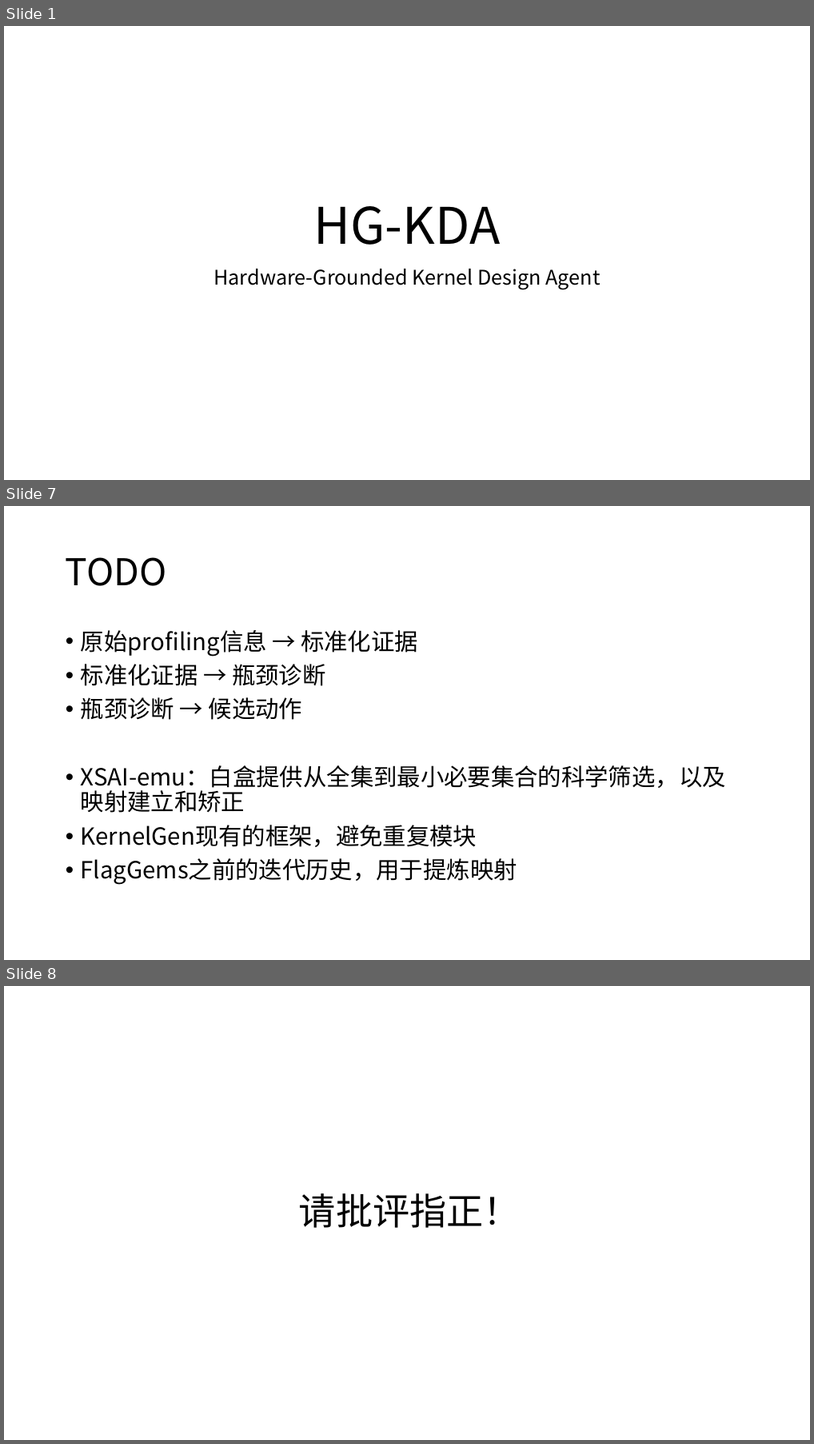
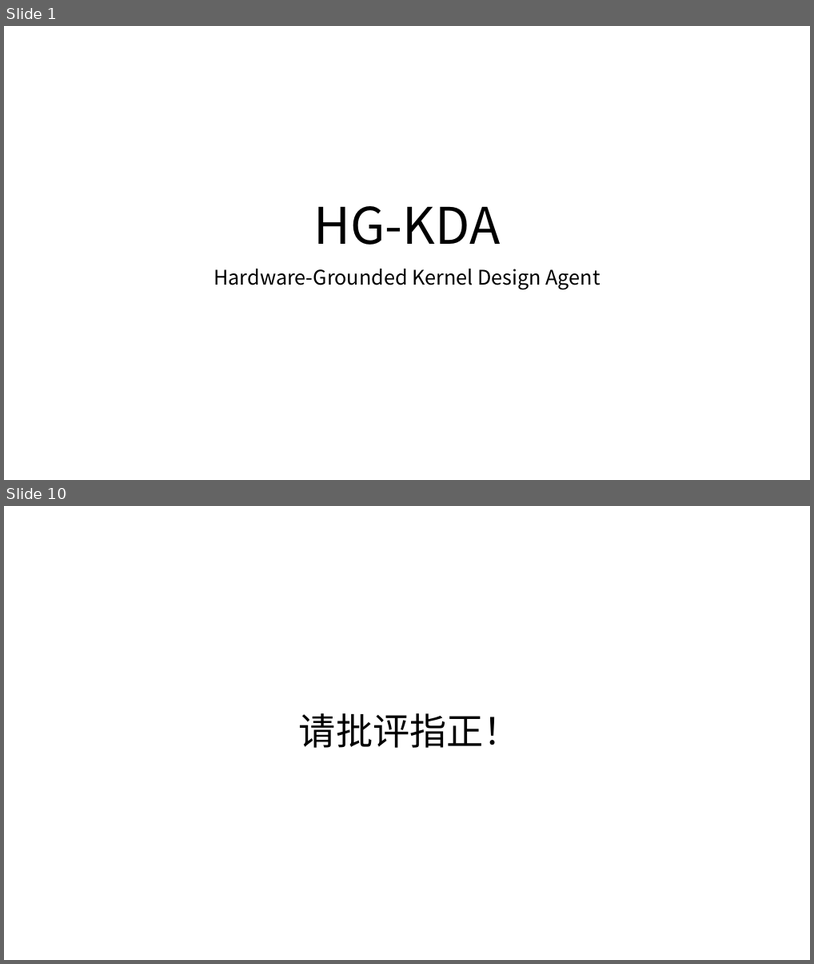
Before and after one commit to LeleCheung/HG-KDA, a slide deck: reports/02_work/0917汇报.pptx. Shown one above the other, each under a label of ours: slides 1, 7 and 8 before the commit, slides 1 and 10 after it; the slides between them are not shown. The pictures are 814x1444 and 814x964 pixels, drawn with LibreOffice and Linux fonts; fonts in the diff are those of the drawing. Boxes give left, top, right and bottom in pixels: in the first picture for what was removed or moved away, otherwise in the second. Text is boxed around its words. In the diff, an @@ line names an element or a change of style, - is before the commit and + after.

```diff
--- a/reports/02_work/0917汇报.pptx
+++ b/reports/02_work/0917汇报.pptx
@@ slide 7 removed at box(4, 506, 810, 960), background #FFFFFF @@
@@ title removed at box(66, 557, 167, 586) @@
-TODO
@@ text removed at box(81, 630, 726, 884) @@
-• 原始profiling信息 → 标准化证据
-• 标准化证据 → 瓶颈诊断
-• 瓶颈诊断 → 候选动作
-• XSAI-emu：白盒提供从全集到最小必要集合的科学筛选，以及映射建立和矫正
-• KernelGen现有的框架，避免重复模块
-• FlagGems之前的迭代历史，用于提炼映射
@@ what was slide 8 is now slide 10 @@
```
Also in this commit, not shown: 4 slides changed, 4 slides added, 1 other slide removed, 1 other file.
